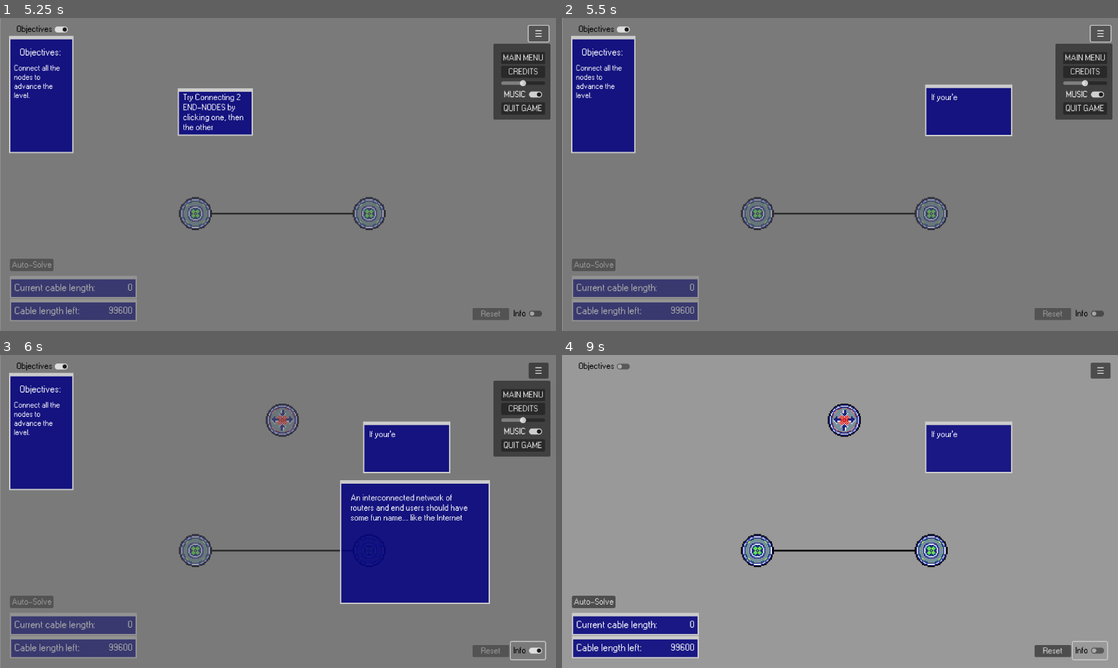
Above: before the commit, frames 1-4 (two rows, left to right).
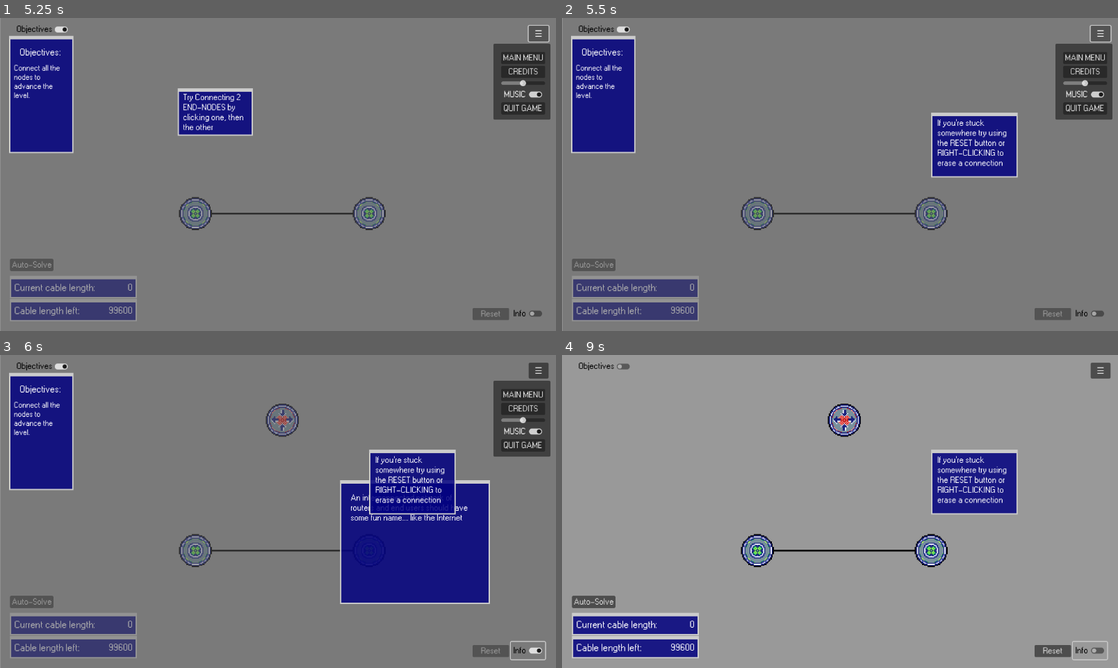
Above: after the commit, the same moments.

Repository: BcubeStudios/Netspace-Game
Game: Godot game, scene res://scenes/opening.tscn
Two runs of this game, one before a commit and one after it. Both use one fixed random seed, a clock stepped at 60 frames per second and the inputs below.
Inputs (mouse positions are in pixels of both pictures, inside the frame that each line leads up to):
- Up to frame 1 (5.25 s): move the mouse to (400, 158) at 0.52 s; click (400, 158) at 0.67 s; click "START GAME" at 1.25 s; move the mouse to (166, 190) at 2.02 s; click (166, 190) at 2.17 s; move the mouse to (333, 105) at 2.77 s; click (333, 105) at 2.92 s; click "LEVEL 0" at 3.5 s; click "Auto-Solve" at 4.25 s; click "☰" at 5 s
- Up to frame 2 (5.5 s): no input
- Up to frame 3 (6 s): click "Info" at 5.75 s
- Up to frame 4 (9 s): click "Objectives" at 6.5 s; click "Auto-Solve" at 7.25 s; click "☰" at 8 s; click "Info" at 8.75 s

Frame 1 is identical in both runs. In frame 2, 4.0% of the frame differs, in the area x 65-82%, y 21-51%; in frame 3, 3.1%; in frame 4, 4.0%.

Commit message:
added to level0

Diff:
--- a/GodotWorkspace/scenes/level_0.tscn
+++ b/GodotWorkspace/scenes/level_0.tscn
@@ -39,16 +39,16 @@
 
 [node name="Panel2" type="Panel" parent="Control"]
 layout_mode = 0
-offset_left = 836.0
-offset_top = 153.0
-offset_right = 1037.0
-offset_bottom = 272.0
+offset_left = 850.0
+offset_top = 218.0
+offset_right = 1049.0
+offset_bottom = 367.0
 
 [node name="Label" type="Label" parent="Control/Panel2"]
 layout_mode = 0
 offset_left = 14.0
-offset_top = 20.0
+offset_top = 14.0
 offset_right = 187.0
-offset_bottom = 104.0
-text = "If your'e "
+offset_bottom = 126.0
+text = "If you're stuck somewhere try using the RESET button or RIGHT-CLICKING to erase a connection"
 autowrap_mode = 2
